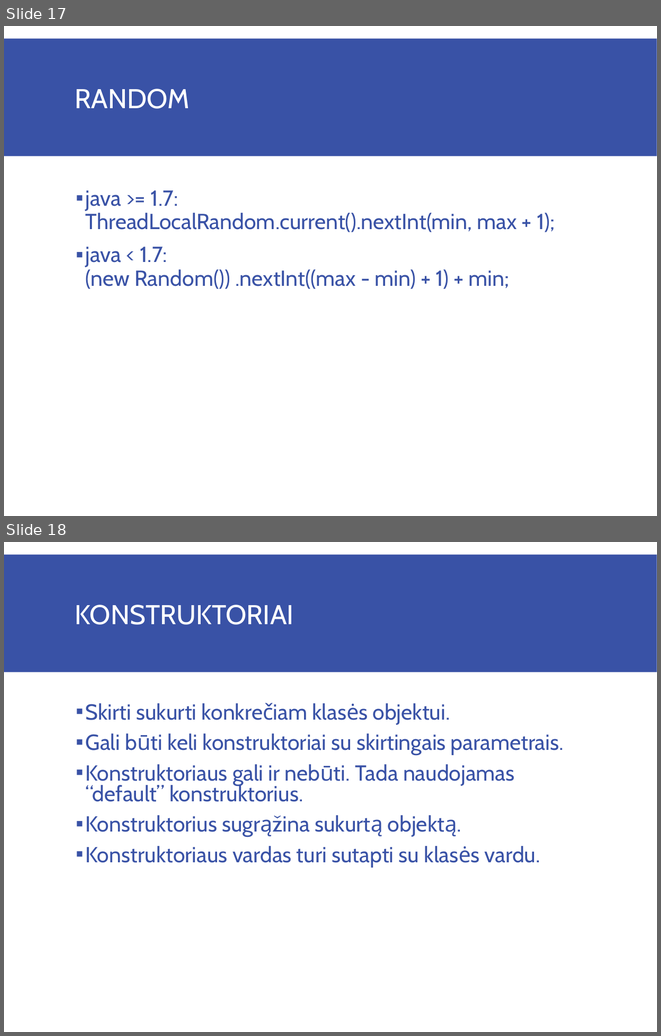
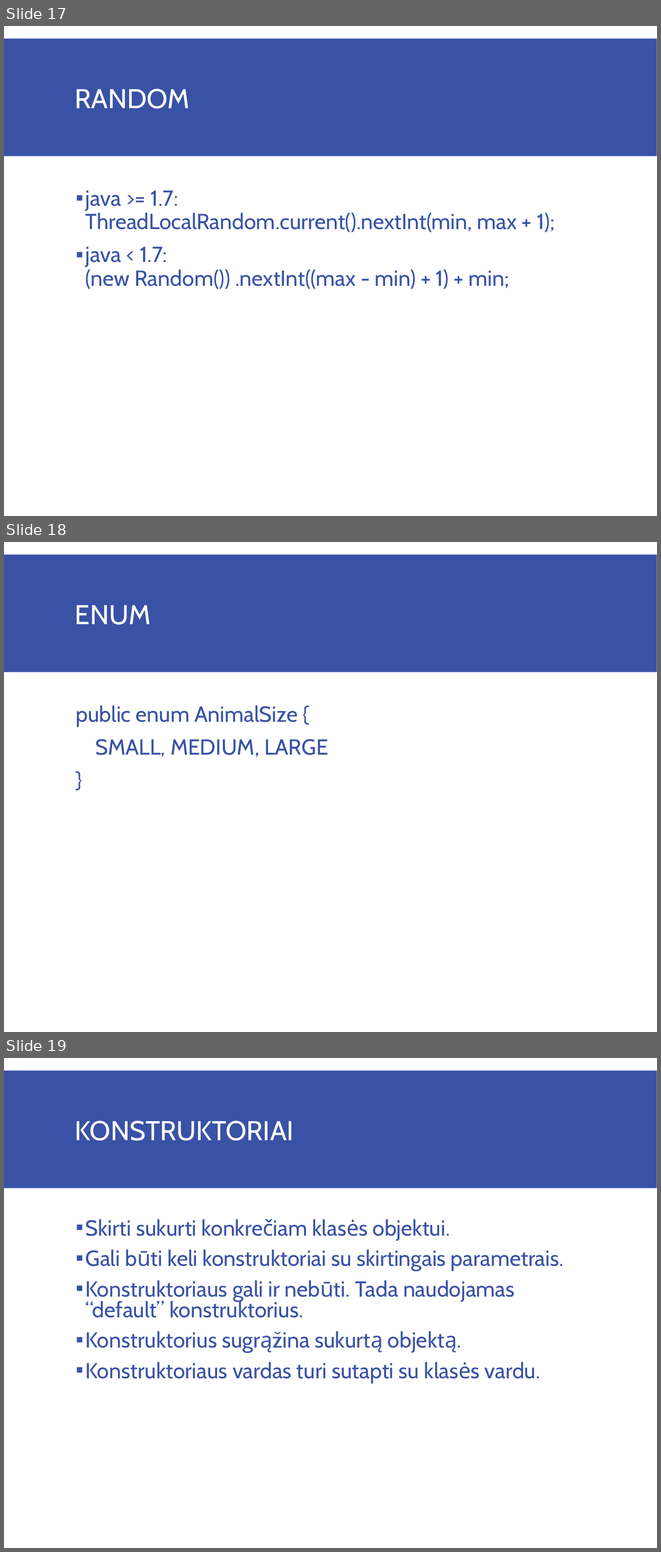
Before and after one commit to raimis-vcs/2016.09.26, a slide deck: paskaituSkaidres/3paskaita.ppt. Shown one above the other, each under a label of ours: slides 17 and 18 before the commit, slides 17, 18 and 19 after it. The pictures are 661x1036 and 661x1552 pixels, drawn with LibreOffice and Linux fonts; fonts in the diff are those of the drawing. Boxes give left, top, right and bottom in pixels: in the first picture for what was removed or moved away, otherwise in the second. Text is boxed around its words. In the diff, an @@ line names an element or a change of style, - is before the commit and + after.

Commit message:
pridedam enum i 3 paskaitos skaidres

```diff
--- a/paskaituSkaidres/3paskaita.ppt
+++ b/paskaituSkaidres/3paskaita.ppt
@@ slide 18 added at box(4, 542, 657, 1032), background #FFFFFF; not listed: 1 template element that a slide beside it also shows @@
@@ title added at box(75, 605, 151, 625), 30 pt, text #FFFFFF @@
+ENUM
@@ text added at box(76, 705, 328, 757), 24 pt, text #3952A6 @@
+public enum AnimalSize {
+SMALL, MEDIUM, LARGE
+}
@@ what was slide 18 is now slide 19 @@
```
